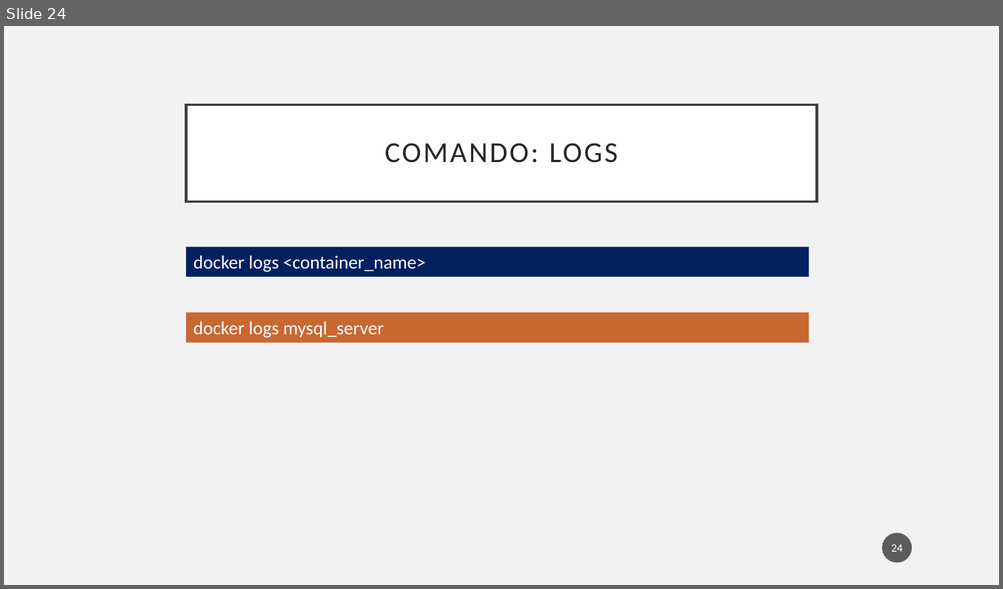
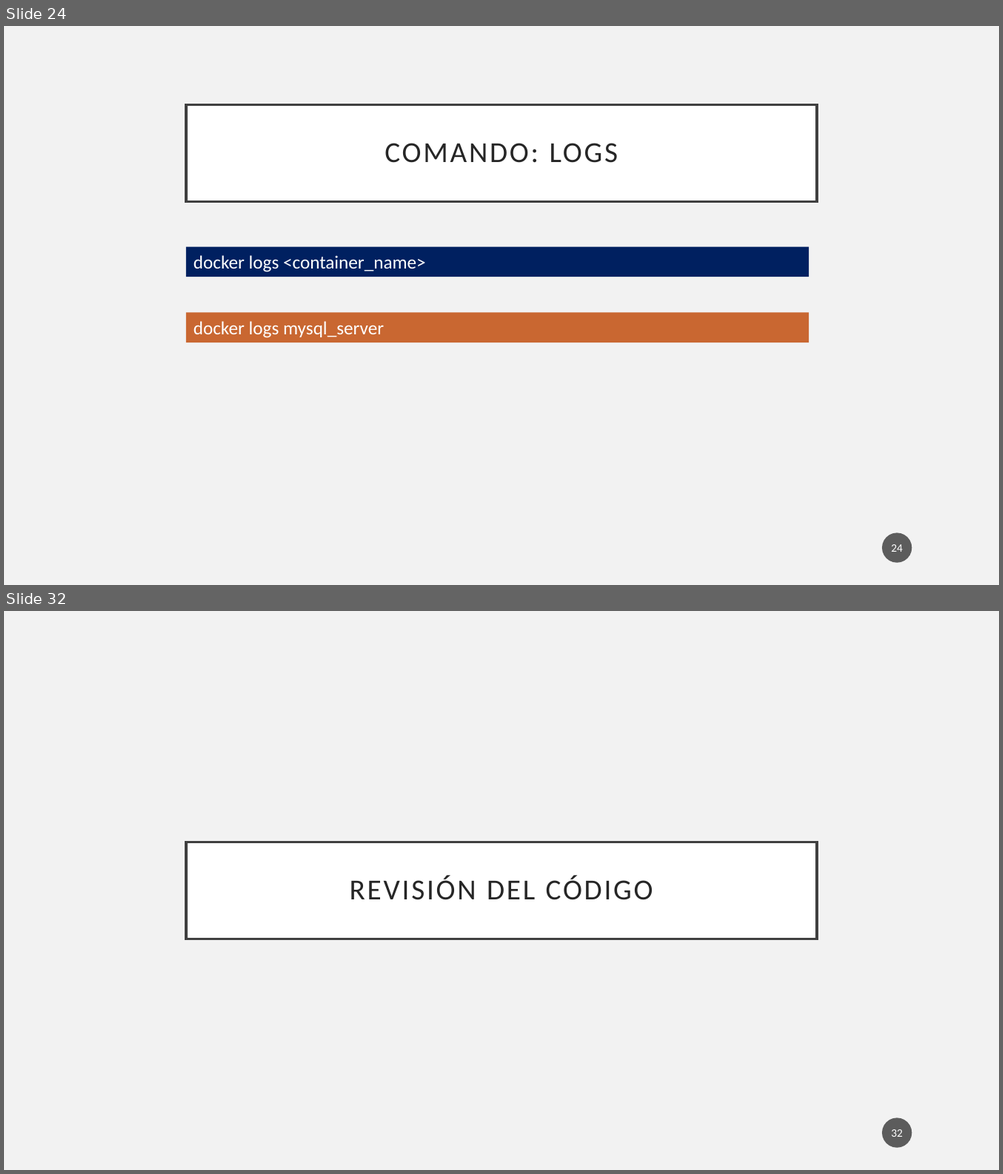
Before and after one commit to pablodevrzmz/python-docker-k8s-workshop, a slide deck: week 1/week_1_intro.pptx. Shown one above the other, each under a label of ours: slide 24 before the commit, slides 24 and 32 after it; the slides between them are not shown. The pictures are 1003x589 and 1003x1174 pixels, drawn with LibreOffice and Linux fonts; fonts in the diff are those of the drawing. Boxes give left, top, right and bottom in pixels: in the first picture for what was removed or moved away, otherwise in the second. Text is boxed around its words. In the diff, an @@ line names an element or a change of style, - is before the commit and + after.

```diff
--- a/week 1/week_1_intro.pptx
+++ b/week 1/week_1_intro.pptx
@@ slide 32 added at [4,611,999,1170], background #F2F2F2 @@
@@ title added at [186,843,817,940], fill #FFFFFF, outline #404040 2.5 pt, 28 pt, text #262626 @@
+REVISIÓN DEL CÓDIGO
@@ page number added at [882,1119,912,1148], fill #1D1D1D at 70% opacity, 11 pt, text #FFFFFF @@
+32
```
Also in this commit, not shown: 1 slide changed, 9 other slides added, 6 other files.
